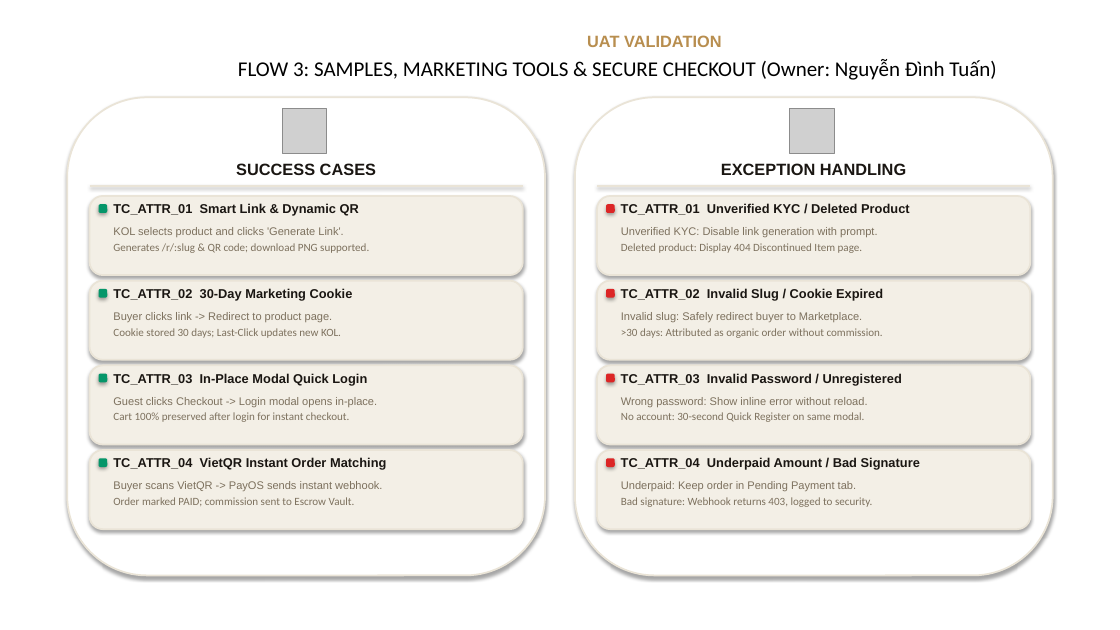
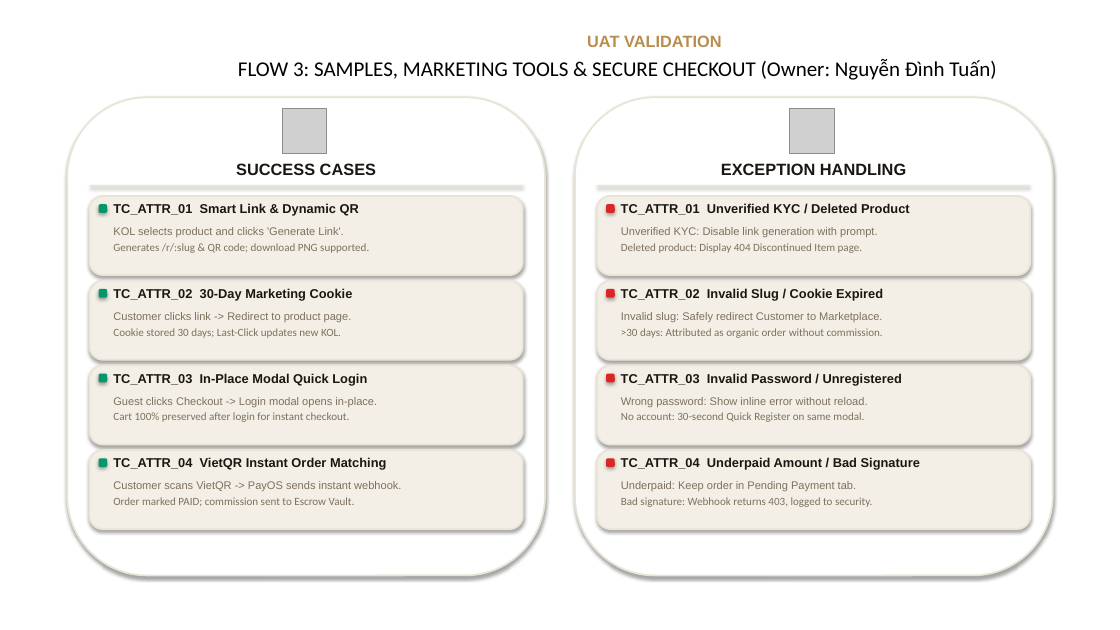
Before and after one commit to thang-nt25/SCANMS-project-capstone-fall26, a slide deck: slide 11 of docs/review 2/FA26SE032_R2_Slide.pptx. Drawn at 1120x630 pixels with LibreOffice and Linux fonts; fonts in the diff are those of the drawing; grey boxes stand for pictures; background and template pictures are left out. Boxes give left, top, right and bottom in pixels: in the first picture for what was removed or moved away, otherwise in the second. Text is boxed around its words. In the diff, an @@ line names an element or a change of style, - is before the commit and + after.

```diff
--- a/docs/review 2/FA26SE032_R2_Slide.pptx
+++ b/docs/review 2/FA26SE032_R2_Slide.pptx
@@ text at <box>113,312,352,322</box>: text changed @@
-Buyer clicks link -> Redirect to product page.
+Customer clicks link -> Redirect to product page.
@@ text at <box>621,312,882,322</box>: text changed @@
-Invalid slug: Safely redirect buyer to Marketplace.
+Invalid slug: Safely redirect Customer to Marketplace.
@@ text at <box>113,481,401,491</box>: text changed @@
-Buyer scans VietQR -> PayOS sends instant webhook.
+Customer scans VietQR -> PayOS sends instant webhook.
```
Also in this commit, not shown: 7 other slides changed, 2 slides added, 2 slides removed, 13 other files.
